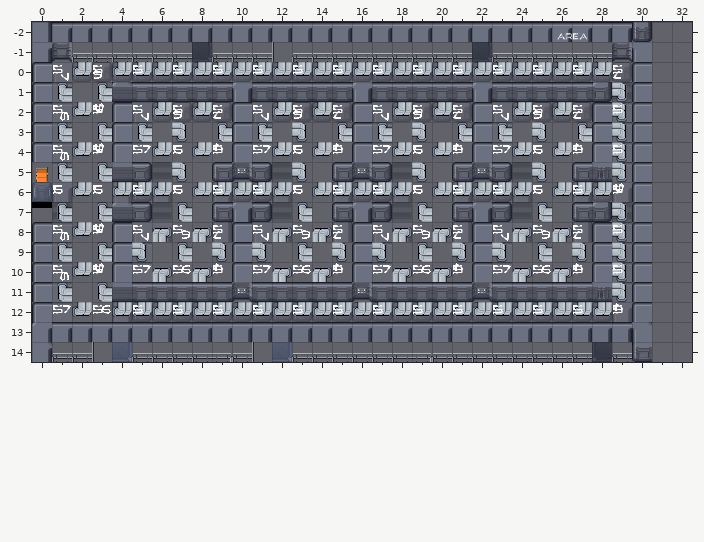
Tiled map, stored at cocos/Code/assets/resources/map/map_1-2-N-3.tmx. Above: the version before the commit.
Cells are 32x32 px. Shown: x 0..32, y -2..14. The old version is drawn lined up with the new one.
New version:
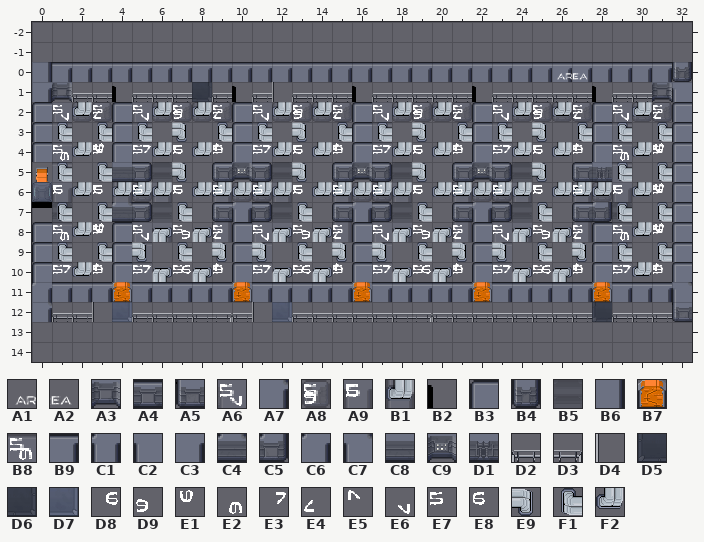
Key: from "proba_scifi": A1 150, A2 151; from "scifi_tileset_02": A3 2, A4 6, A5 11, A6 12, A7 13, A8 21, A9 22, B1 23, B2 26, B3 27, B4 31, B5 32, B6 33, B7 36, B8 42, B9 52, C1 60, C2 61, C3 62, C4 65, C5 66, C6 71, C7 72, C8 80, C9 81, D1 82, D2 100, D3 101, D4 103, D5 104, D6 105, D7 107, D8 158, D9 158 turned 180, E1 158 turned 270, E2 158 turned 90, E3 159, E4 159 turned 180, E5 159 turned 270, E6 159 turned 90, E7 167, E8 168, E9 178, F1 178 turned 180, F2 178 turned 90.
__ is an empty cell.
Tiles replaced or removed in this view: A1, A2, A3, A4, A5, A6, A7, A8, A9, B1, B3, B4, B5, B6, B8, B9, C1, C2, C3, C4, C5, C6, C7, C8, C9, D1, D2, D3, D4, D5, D6, D7, D8, D9, E1, E2, E3, E4, E5, E6, E7, E9, F1, F2.
See-through tiles are keyed as they look on the map.
The exact change:
Changed rows in their new state; .. is an unchanged cell.
map size 31x17 -> 33x13 cells (old content now starts at 0,-2; both pictures use the new coordinates)
Layer "w":
first column x 0:
-2 __ __ __ __ __ __ __ __ __ __ __ __ __ __ __ __ __ __ __ __ __ __ __ __ __ __ __ __ __ __ __ .. ..
-1 __ __ __ __ __ __ __ __ __ __ __ __ __ __ __ __ __ __ __ __ __ __ __ __ __ __ __ __ __ __ __ .. ..
 0 B6 B9 B9 B9 B9 B9 B9 B9 B9 B9 B9 B9 B9 B9 B9 B9 B9 B9 B9 B9 B9 B9 B9 B9 B9 B9 B9 B9 B9 B9 B9 B9 B4
 1 C3 A3 D2 D2 B2 D2 D2 D2 D6 D2 B2 D2 D4 D2 D2 D2 B2 D2 D2 D2 D2 D2 B2 D2 D2 D2 D2 D2 B2 D2 D2 A3 C2
 2 .. .. .. .. .. .. .. .. .. .. .. .. .. .. .. .. .. .. .. .. .. .. .. .. .. .. .. .. .. .. __ .. B3
 3 .. .. .. .. .. .. .. .. .. .. .. .. .. .. .. .. .. .. .. .. .. .. .. .. .. .. .. .. .. .. __ .. B3
 4 .. .. .. .. .. .. .. .. .. .. .. .. .. .. .. .. .. .. .. .. .. .. .. .. .. .. .. .. .. .. __ .. B3
 5 .. .. .. .. .. .. .. .. .. .. .. .. .. .. .. .. .. .. .. .. .. .. .. .. .. .. .. .. .. .. __ .. B3
 6 .. .. .. .. .. .. .. .. .. .. .. .. .. .. .. .. .. .. .. .. .. .. .. .. .. .. .. .. .. .. __ .. B3
 7 .. .. .. .. .. .. .. .. .. .. .. .. .. .. .. .. .. .. .. .. .. .. .. .. .. .. .. .. .. .. __ .. B3
 8 .. .. .. .. .. .. .. .. .. .. .. .. .. .. .. .. .. .. .. .. .. .. .. .. .. .. .. .. .. .. __ .. B3
 9 .. .. .. .. .. .. .. .. .. .. .. .. .. .. .. .. .. .. .. .. .. .. .. .. .. .. .. .. .. .. __ .. B3
10 .. .. .. .. .. .. .. .. .. .. .. .. .. .. .. .. .. .. .. .. .. .. .. .. .. .. .. .. .. .. __ .. B3
11 C6 B9 B9 B9 B7 B9 B9 B9 B9 B9 B7 B9 B9 B9 B9 B9 B7 B9 B9 B9 B9 B9 B7 B9 B9 B9 B9 B9 B7 B9 B9 B9 C7
12 A7 D2 D2 D4 D7 D2 D2 D2 D2 D3 D2 D4 D7 D2 D2 D2 D2 D2 D2 D3 D2 D2 D2 D2 D2 D2 D2 D2 D5 D2 D2 D2 A5
13 __ __ __ __ __ __ __ __ __ __ __ __ __ __ __ __ __ __ __ __ __ __ __ __ __ __ __ __ __ __ __ .. ..
14 __ __ __ __ __ __ __ __ __ __ __ __ __ __ __ __ __ __ __ __ __ __ __ __ __ __ __ __ __ __ __ .. ..
Layer "p":
first column x 26:
-2 __ __
 0 A1 A2
Layer "s":
first column x 1:
 0 __ __ __ __ __ __ __ __ __ __ __ __ __ __ __ __ __ __ __ __ __ __ __ __ __ __ __ __ __ .. ..
 1 __ .. .. .. .. .. .. .. .. .. .. .. .. .. .. .. .. .. .. .. .. .. .. .. .. .. .. .. __ .. ..
 2 A6 A8 A8 .. .. .. .. .. .. .. .. .. .. .. .. .. .. .. .. .. .. .. .. .. .. .. .. .. A6 A8 A8
first column x 1:
11 __ .. .. .. .. .. .. .. .. .. .. .. .. .. .. .. .. .. .. .. .. .. .. .. .. .. .. .. __
12 __ .. .. __ __ __ __ __ __ __ __ __ __ __ __ __ __ __ __ __ __ __ __ __ __ __ __ __ __
Layer "Tile Layer 6":
first column x 1:
 0 __ __ __ __ __ __ __ __ __ __ __ __ __ __ __ __ __ __ __ __ __ __ __ __ __ __ __ __ __ .. ..
 1 __ .. __ .. .. .. .. .. .. .. .. .. .. .. .. .. .. .. .. .. .. .. .. .. .. .. .. .. __ .. ..
 2 E6 .. E4 .. .. .. .. .. .. .. .. .. .. .. .. .. .. .. .. .. .. .. .. .. .. .. .. .. E6 F2 E4
 3 .. .. .. .. .. .. .. .. .. .. .. .. .. .. .. .. .. .. .. .. .. .. .. .. .. .. .. .. F1 .. F1
 4 .. .. .. .. .. .. .. .. .. .. .. .. .. .. .. .. .. .. .. .. .. .. .. .. .. .. .. .. E2 F2 E1
 5 .. .. .. .. .. .. .. .. .. .. .. .. .. .. .. .. .. .. .. .. .. .. .. .. .. .. .. .. F1 .. F1
 6 .. .. .. .. .. .. .. .. .. .. .. .. .. .. .. .. .. .. .. .. .. .. .. .. .. .. .. .. E8 F2 E1
 7 .. .. .. .. .. .. .. .. .. .. .. .. .. .. .. .. .. .. .. .. .. .. .. .. .. .. .. .. F1 .. F1
 8 .. .. .. .. .. .. .. .. .. .. .. .. .. .. .. .. .. .. .. .. .. .. .. .. .. .. .. .. E2 F2 E1
 9 .. .. .. .. .. .. .. .. .. .. .. .. .. .. .. .. .. .. .. .. .. .. .. .. .. .. .. .. F1 .. F1
10 E3 .. E5 .. .. .. .. .. .. .. .. .. .. .. .. .. .. .. .. .. .. .. .. .. .. .. .. .. E3 F2 E5
11 __ .. __ .. .. .. .. .. .. .. .. .. .. .. .. .. .. .. .. .. .. .. .. .. .. .. .. .. __ .. ..
12 __ __ __ __ __ __ __ __ __ __ __ __ __ __ __ __ __ __ __ __ __ __ __ __ __ __ __ __ __ .. ..
Layer "Tile Layer 5":
first column x 1:
 0 __ .. __ .. __ .. __ .. __ .. __ .. __ .. __ .. __ .. __ .. __ .. __ .. __ .. __ .. __ .. ..
 2 .. .. .. .. .. .. .. .. .. .. .. .. .. .. .. .. .. .. .. .. .. .. .. .. .. .. .. .. .. .. E7
 4 .. .. .. .. .. .. .. .. .. .. .. .. .. .. .. .. .. .. .. .. .. .. .. .. .. .. .. .. .. .. E7
 6 .. .. .. .. .. .. .. .. .. .. .. .. .. .. .. .. .. .. .. .. .. .. .. .. .. .. .. .. .. .. E7
 8 .. .. .. .. .. .. .. .. .. .. .. .. .. .. .. .. .. .. .. .. .. .. .. .. .. .. .. .. .. .. E7
10 .. .. .. .. .. .. .. .. .. .. .. .. .. .. .. .. .. .. .. .. .. .. .. .. .. .. .. .. .. .. E7
12 __ .. __ .. __ .. __ .. __ .. __ .. __ .. __ .. __ .. __ .. __ .. __ .. __ .. __ .. __ .. ..
Changed places in both pictures, as pixel boxes (x1, y1, x2, y2):
changed: (32, 22, 692, 362)
